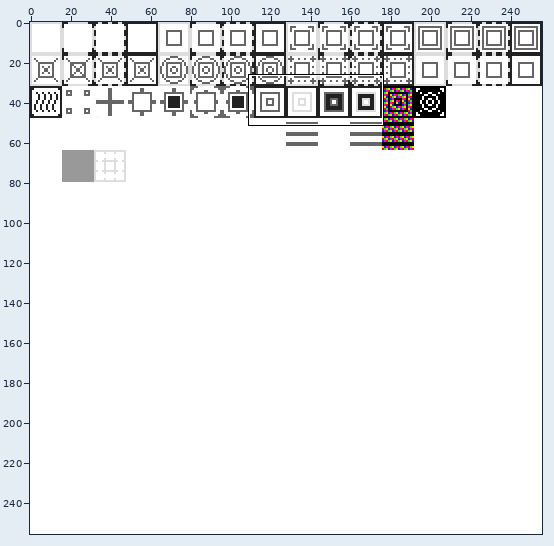
Sprite sheet: Sokoban/resources/textures.png. Above, an overview of the earlier version with the close-up marked.
Close-up. Before the edit:
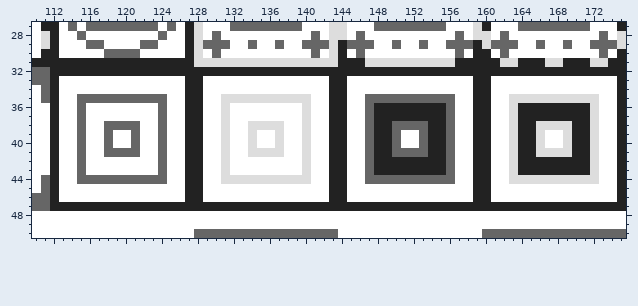
The file is 256x256 pixels. Colours within 5 levels of each other are drawn and written as one. Shown: x 110..175, y 27..50.
New version:
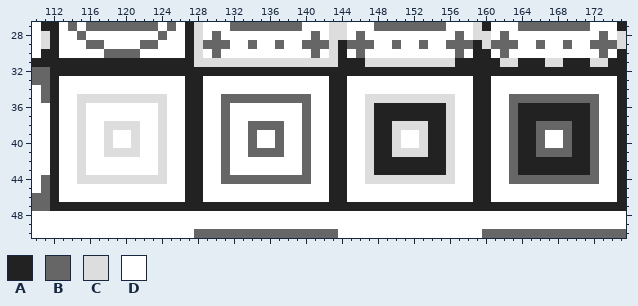
Palette (. is transparent): A #222222  B #666666  C #dddddd  D #ffffff
From old to new:
Colour C gives way to colour B in row 35 at x 131 to 140 and 163 to 172; in rows 36 to 37 at x 131, 140, 163 and 172; in row 38 at x 131, 134 to 137, 140, 163, 166 to 169 and 172; in rows 39 to 40 at x 131, 134, 137, 140, 163, 166, 169 and 172; in row 41 at x 131, 134 to 137, 140, 163, 166 to 169 and 172; in rows 42 to 43 at x 131, 140, 163 and 172.
Colour C gives way to colour B in row 44 at x 131 to 140 and 163 to 172.
Colour B gives way to colour C in row 35 at x 115 to 124 and 147 to 156; in rows 36 to 37 at x 115, 124, 147 and 156; in row 38 at x 115, 118 to 121, 124, 147, 150 to 153 and 156; in rows 39 to 40 at x 115, 118, 121, 124, 147, 150, 153 and 156; in row 41 at x 115, 118 to 121, 124, 147, 150 to 153 and 156; in rows 42 to 43 at x 115, 124, 147 and 156.
Colour B gives way to colour C in row 44 at x 115 to 124 and 147 to 156.
